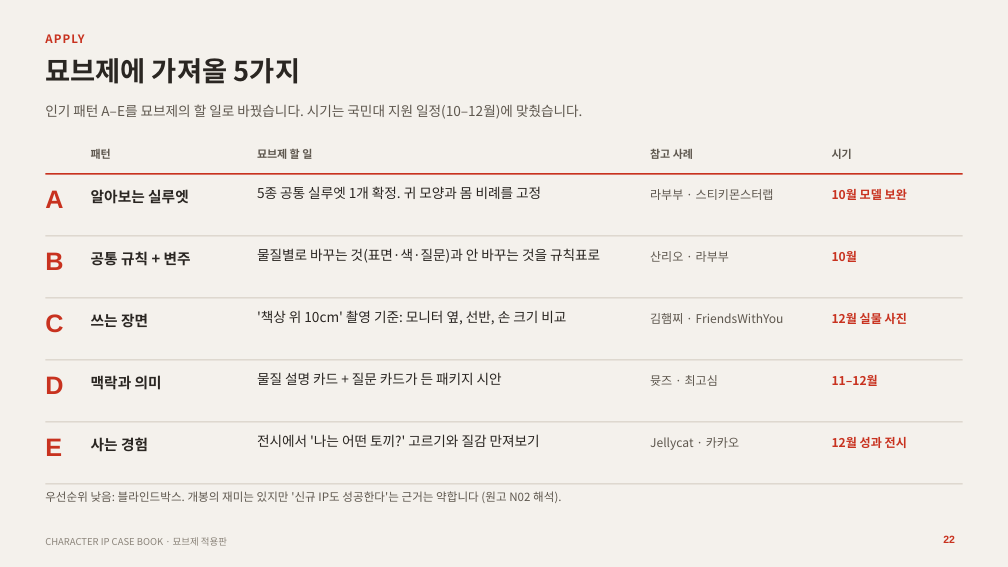
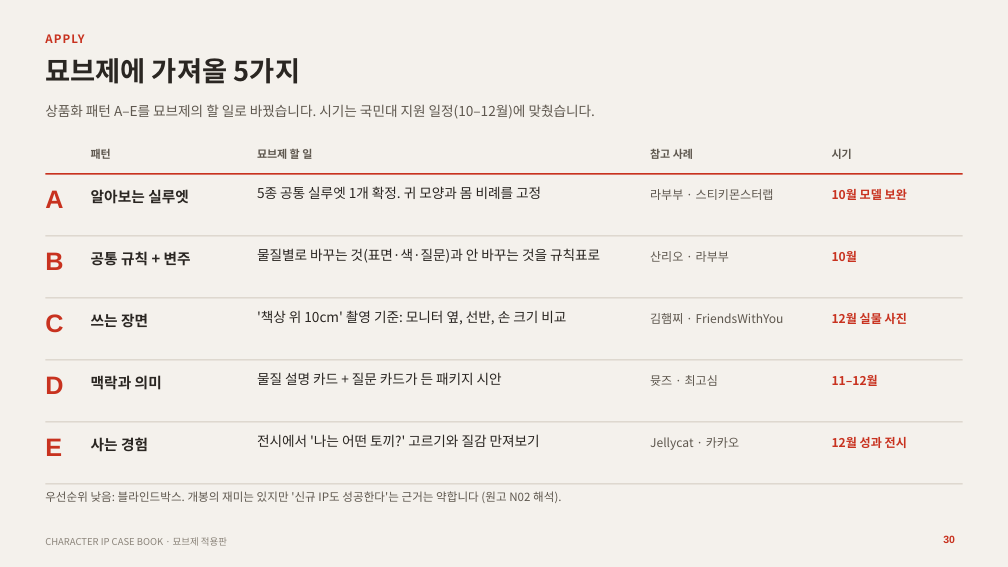
Before and after one commit to yehol/hoho, a slide deck: slide 30 of case-study/character_ip_casebook_myobze.pptx (slide 22 before the commit). Drawn at 1008x567 pixels with LibreOffice and Linux fonts; fonts in the diff are those of the drawing. Boxes give left, top, right and bottom in pixels: in the first picture for what was removed or moved away, otherwise in the second. Text is boxed around its words. In the diff, an @@ line names an element or a change of style, - is before the commit and + after.

```diff
--- a/case-study/character_ip_casebook_myobze.pptx
+++ b/case-study/character_ip_casebook_myobze.pptx
@@ text at bbox=[45, 104, 595, 119]: text changed @@
-인기 패턴 A–E를 묘브제의 할 일로 바꿨습니다. 시기는 국민대 지원 일정(10–12월)에 맞췄습니다.
+상품화 패턴 A–E를 묘브제의 할 일로 바꿨습니다. 시기는 국민대 지원 일정(10–12월)에 맞췄습니다.
```
Also in this commit, not shown: 19 other slides changed, 9 slides added.
